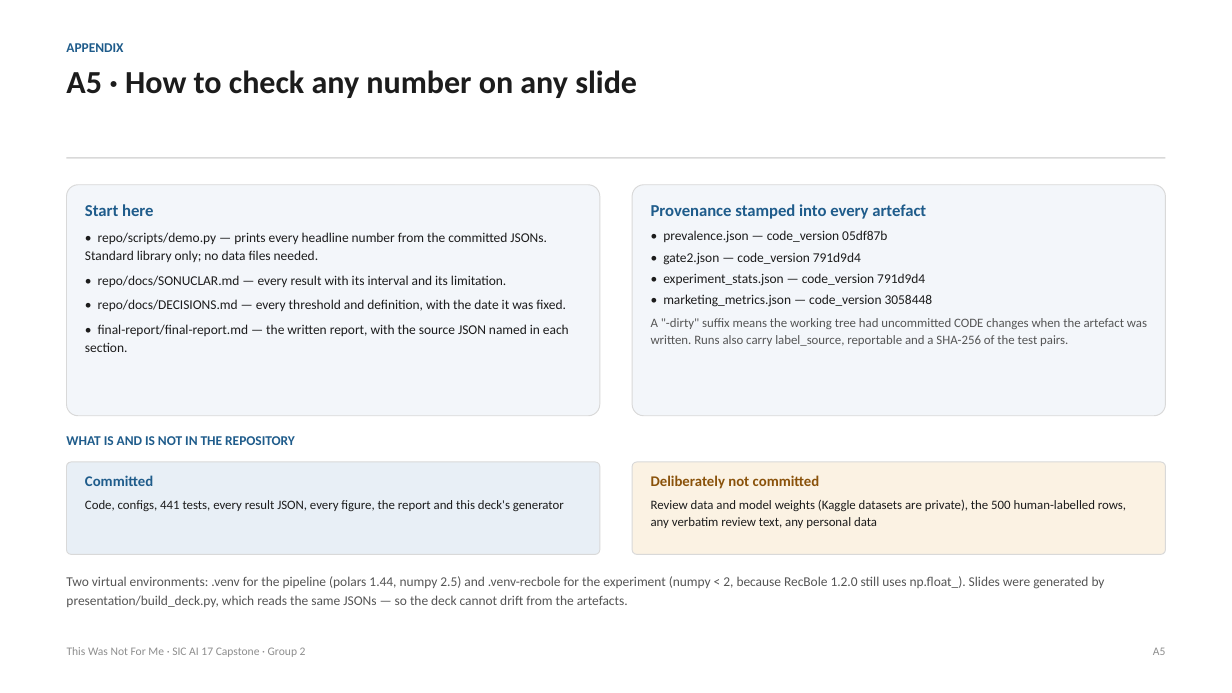
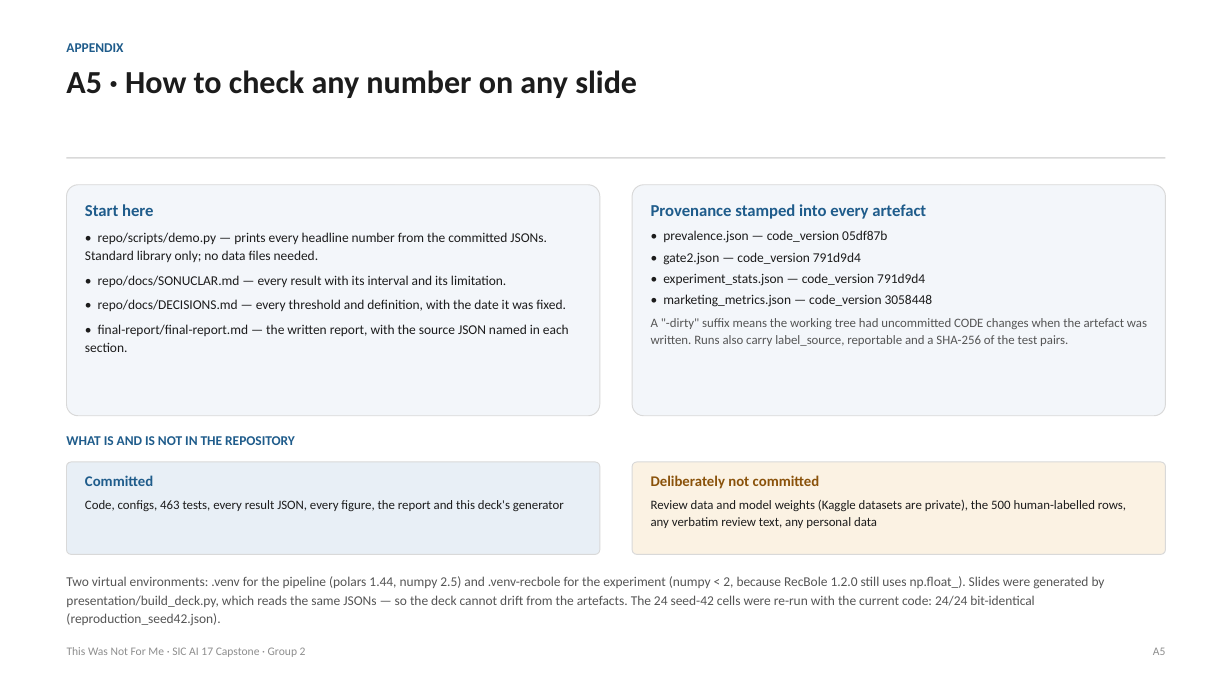
Before and after one commit to edasaruhan/SIC_AI_17_Capstone_Group_2, a slide deck: slide 22 of presentation/SIC_AI_17_Group_2.pptx. Drawn at 1232x693 pixels with LibreOffice and Linux fonts; fonts in the diff are those of the drawing. Boxes give left, top, right and bottom in pixels: in the first picture for what was removed or moved away, otherwise in the second. Text is boxed around its words. In the diff, an @@ line names an element or a change of style, - is before the commit and + after.

```diff
--- a/presentation/SIC_AI_17_Group_2.pptx
+++ b/presentation/SIC_AI_17_Group_2.pptx
@@ text at bbox=[85, 500, 564, 511]: text changed @@
-Code, configs, 441 tests, every result JSON, every figure, the report and this deck's generator
+Code, configs, 463 tests, every result JSON, every figure, the report and this deck's generator
@@ text at bbox=[66, 576, 1105, 625]: text changed @@
-Two virtual environments: .venv for the pipeline (polars 1.44, numpy 2.5) and .venv-recbole for the experiment (numpy < 2, because RecBole 1.2.0 still uses np.float_). Slides were generated by presentation/build_deck.py, which reads the same JSONs — so the deck cannot drift from the artefacts.
+Two virtual environments: .venv for the pipeline (polars 1.44, numpy 2.5) and .venv-recbole for the experiment (numpy < 2, because RecBole 1.2.0 still uses np.float_). Slides were generated by presentation/build_deck.py, which reads the same JSONs — so the deck cannot drift from the artefacts. The 24 seed-42 cells were re-run with the current code: 24/24 bit-identical (reproduction_seed42.json).
```
Also in this commit, not shown: 2 other slides changed, 11 other files.
